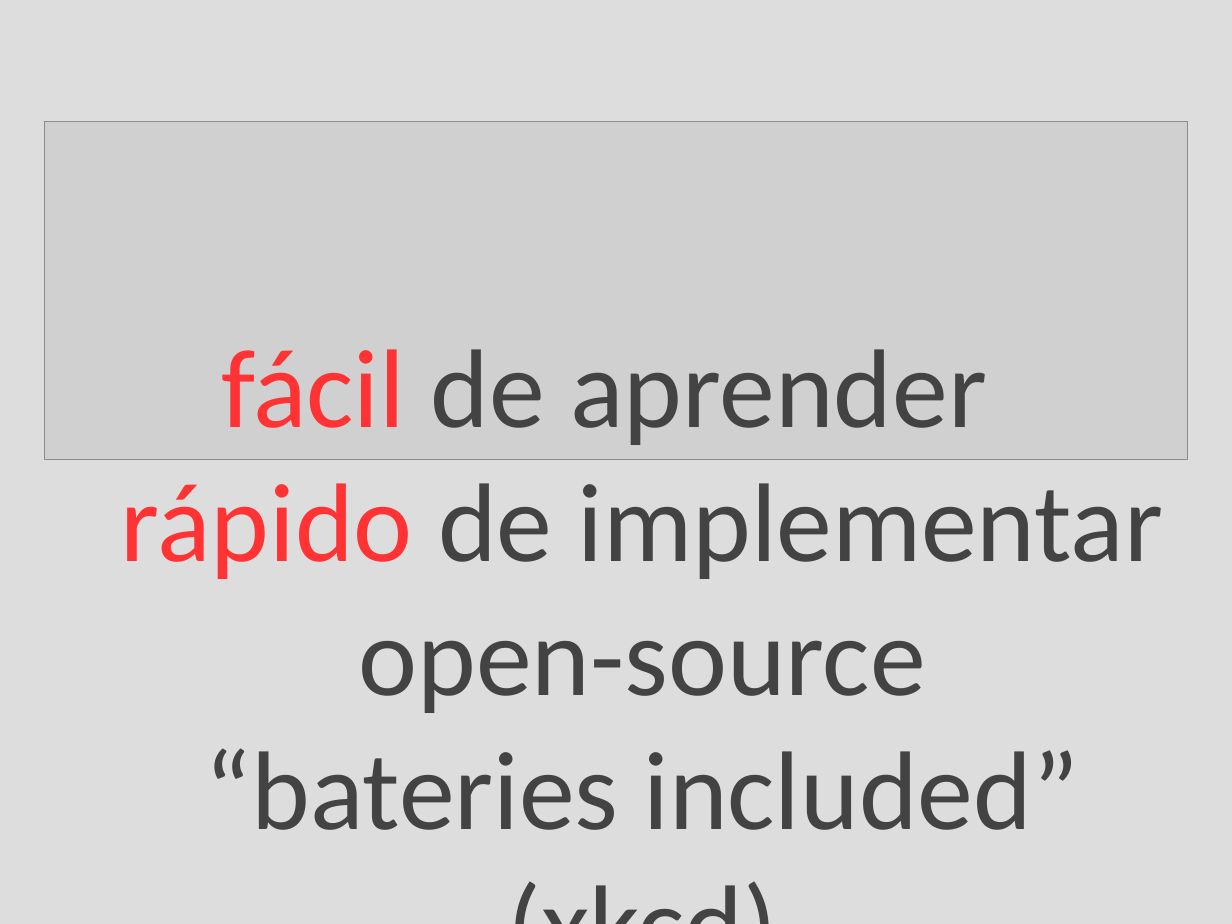
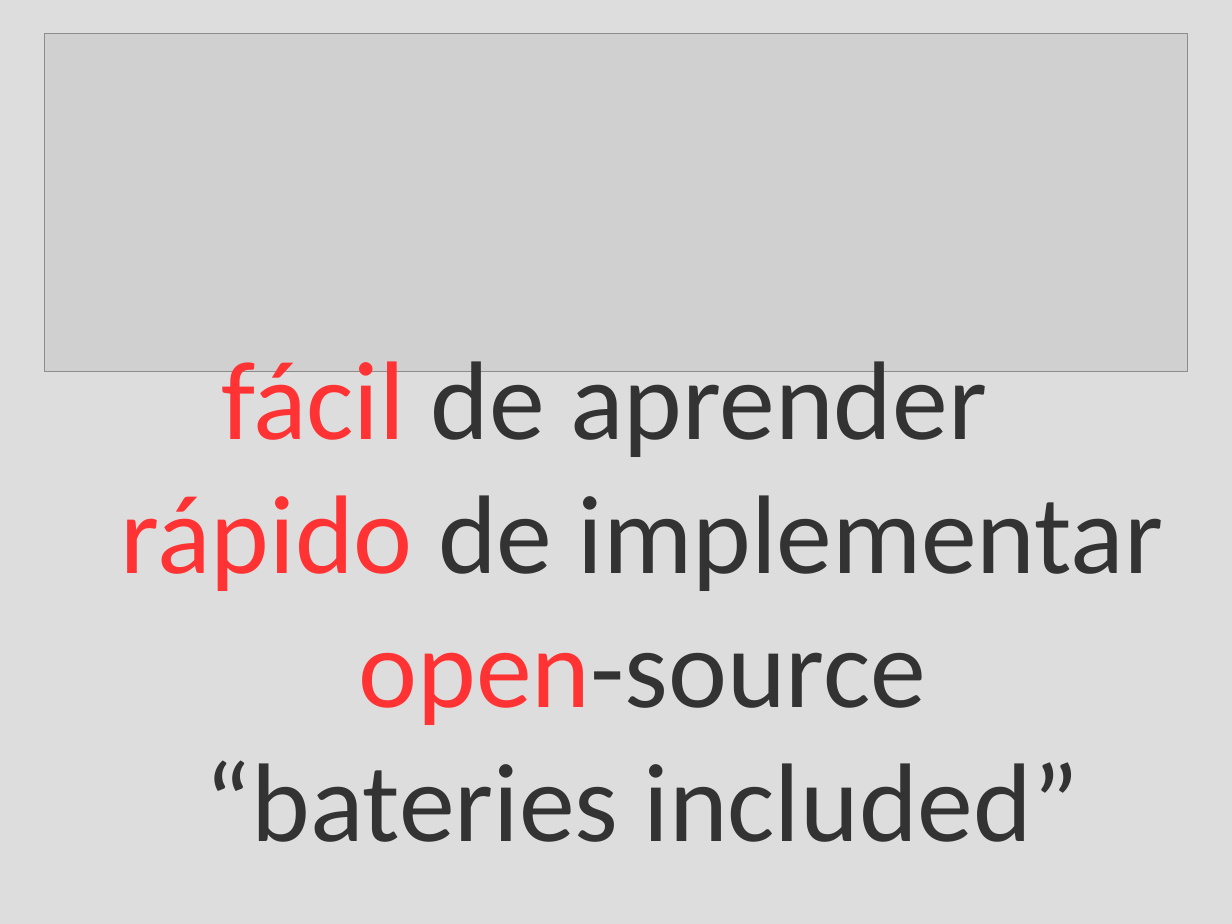
Before and after one commit to leouieda/phd-thesis, a slide deck: slide 21 of presentation/fatiando.odp. Drawn at 1232x924 pixels with LibreOffice and Linux fonts; fonts in the diff are those of the drawing; grey boxes stand for pictures. Boxes give left, top, right and bottom in pixels: in the first picture for what was removed or moved away, otherwise in the second. Text is boxed around its words. In the diff, an @@ line names an element or a change of style, - is before the commit and + after.

```diff
--- a/presentation/fatiando.odp
+++ b/presentation/fatiando.odp
@@ picture: place and size @@
-picture at box(44, 122, 1187, 461)
+picture at box(44, 34, 1187, 372)
@@ title at box(121, 361, 1163, 842): text changed; text colour #434343 to #333333 @@
-fácil de aprender
-rápido de implementar
-open-source
-“bateries included” (xkcd)
+fácil de aprender
+rápido de implementar
+open-source
+“bateries included”
```
Also in this commit, not shown: 1 slide added, 1 slide removed, 4 other files.
